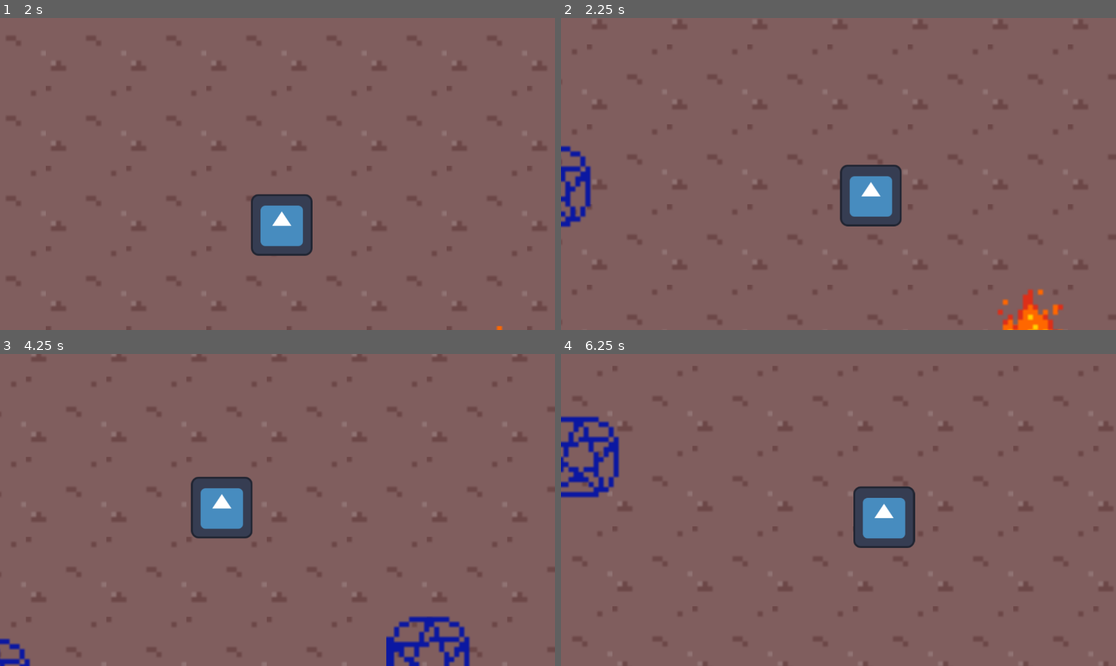
Above: before the commit, frames 1-4 (two rows, left to right).
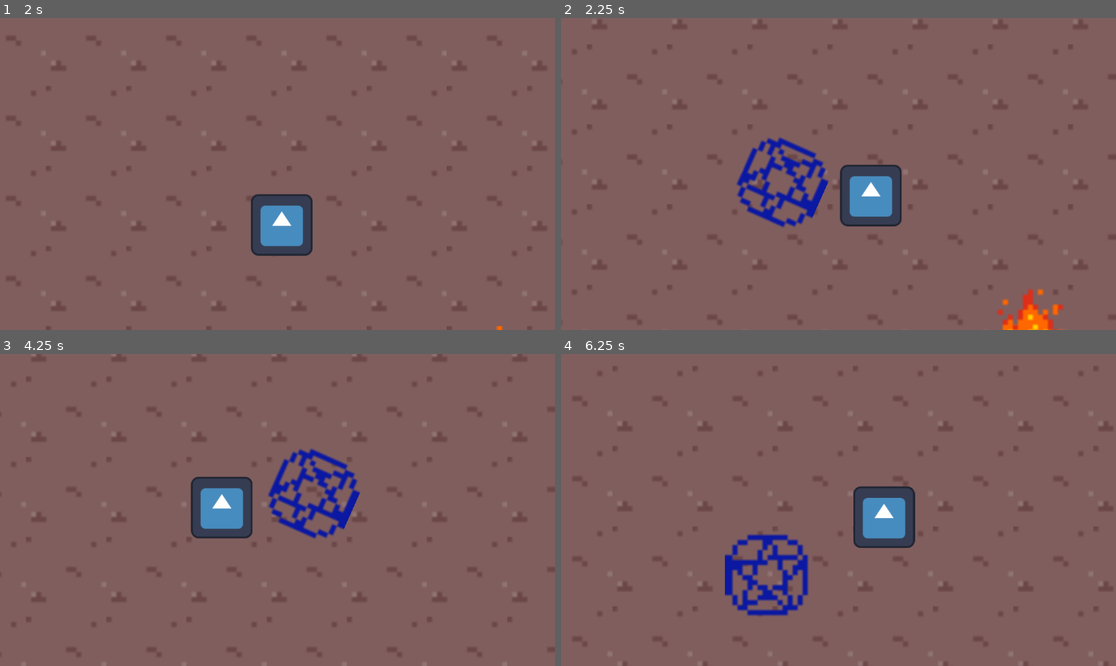
Above: after the commit, the same moments.

Repository: Skyepulse/LudumDare55Matelou
Game: Godot game, scene res://Scenes/mainScene.tscn
Two runs of this game, one before a commit and one after it. Both use one fixed random seed, a clock stepped at 60 frames per second and the inputs below. The engine's default icon, where the game draws it, is replaced by a stand-in: a white triangle on a blue panel in a dark square.
Inputs (mouse positions are in pixels of both pictures, inside the frame that each line leads up to):
- Up to frame 1 (2 s): move the mouse to (399, 158) at 0.52 s; hold D (move_right) 0.53-1.28 s; hold Shift (dash) 0.53-1.28 s; move the mouse to (166, 189) at 1.27 s; hold S (move_down) from 1.28 s (still down); tap E (interact) at 1.35 s
- Up to frame 2 (2.25 s): move the mouse to (894, 105) at 2.02 s; release S (move_down) at 2.03 s; hold D (move_right) from 2.03 s (still down); hold Shift (dash) from 2.03 s (still down)
- Up to frame 3 (4.25 s): move the mouse to (249, 572) at 2.77 s; release D (move_right) at 2.78 s; release Shift (dash) at 2.78 s; hold W (move_up) 2.78-3.53 s; tap E (interact) at 2.85 s; move the mouse to (444, 556) at 3.52 s; hold A (move_left) from 3.53 s (still down); hold Shift (dash) from 3.53 s (still down)
- Up to frame 4 (6.25 s): move the mouse to (672, 463) at 4.27 s; release Shift (dash) at 4.28 s; tap E (interact) at 4.35, 5.85 s; move the mouse to (866, 510) at 5.02 s; release A (move_left) at 5.03 s; hold S (move_down) 5.03-5.78 s; hold Shift (dash) 5.03-5.78 s; move the mouse to (755, 432) at 5.77 s; hold D (move_right) from 5.78 s (still down)

Frame 1 is identical in both runs. In frame 2, 2.9% of the frame differs, in the area x 0-49%, y 38-68%; in frame 3, 3.6%, in the area x 0-85%, y 30-100%; in frame 4, 3.6%.

Commit message:
added big pentagram instatiation

Diff:
--- a/Scenes/large_pentagram_scene.tscn
+++ b/Scenes/large_pentagram_scene.tscn
@@ -1,4 +1,6 @@
-[gd_scene load_steps=2 format=3 uid="uid://cicilcghva3cs"]
+[gd_scene load_steps=3 format=3 uid="uid://cicilcghva3cs"]
+
+[ext_resource type="Script" path="res://Scenes/pentagram.gd" id="1_wmadj"]
 
 [sub_resource type="CircleShape2D" id="CircleShape2D_ixfj2"]
 
@@ -6,6 +8,7 @@
 
 [node name="Area2D" type="Area2D" parent="."]
 scale = Vector2(5.2, 5.2)
+script = ExtResource("1_wmadj")
 
 [node name="Sprite2D" type="Sprite2D" parent="Area2D"]
 
--- /dev/null
+++ b/Scenes/pentagram.gd
@@ -0,0 +1,11 @@
+extends Area2D
+
+
+# Called when the node enters the scene tree for the first time.
+func _ready():
+	pass # Replace with function body.
+
+
+# Called every frame. 'delta' is the elapsed time since the previous frame.
+func _process(delta):
+	pass
--- a/Scripts/pentagram_spawner.gd
+++ b/Scripts/pentagram_spawner.gd
@@ -5,6 +5,7 @@
 #to create some pentagrams in the scene
 
 var pentagram = preload("res://Scenes/pentagram_scene.tscn")
+var big_pentagram = preload("res://Scenes/pentagram_scene.tscn")
 @onready var tileMap : TileMap =$'../mapMainNode/TileMap'
 @onready var player = $'../CharacterBody2D'
 var rng = RandomNumberGenerator.new()
@@ -26,31 +27,29 @@
 	#select a random cell around the player
 	var randomx = rng.randf_range(-128.0, 128.0)
 	#make sure it doesn't spawn on the player
-	if randomx<0:
-		randomx-=240
-		print(randomx)
-		print(position.x)
-	else:
-		print(randomx)
-		print(position.x)
-		randomx+=240
+
 	var randomy = rng.randf_range(-128.0, 128.0)
 	#make sure it doesn't spawn on the player
-	if randomy<0:
-		randomx-=240
-	else:
-		randomy+=240
+
 	print (Vector2(position.x+randomx, position.y+randomy), position)
 	return Vector2(position.x+randomx, position.y+randomy)
 
 func inst(pos : Vector2) -> void :
 	#generate random position around player
 	var rand_pos = random_pos(pos)
+	#choose big or small pentagram with 1/10 odds
+	var rand_pentagram_size = rng.randi_range(0,10)
 
 	#instantiate the pentagram
-	var instance = pentagram.instantiate()
-	instance.position = rand_pos
-	add_child(instance)
+	if rand_pentagram_size<10:
+		var instance = pentagram.instantiate()
+		instance.position = rand_pos
+		add_child(instance)
+	else:
+		var instance = big_pentagram.instantiate()
+		instance.position = rand_pos
+		add_child(instance)
+
 # Called when the node enters the scene tree for the first time.
 
 
